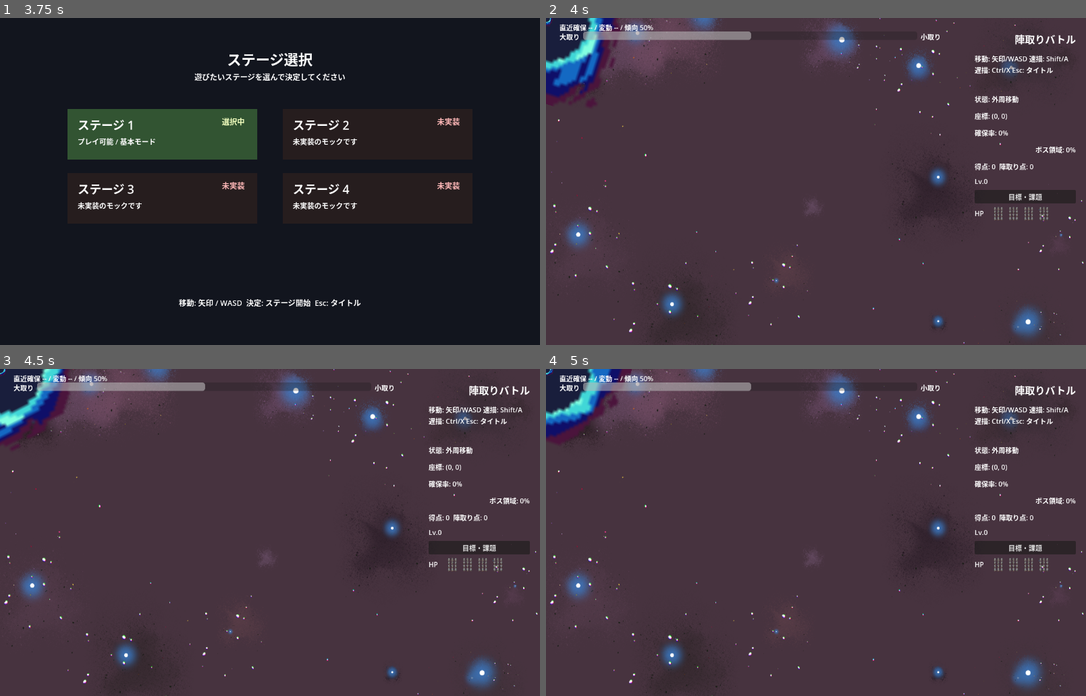
Above: before the commit, frames 1-4 (two rows, left to right).
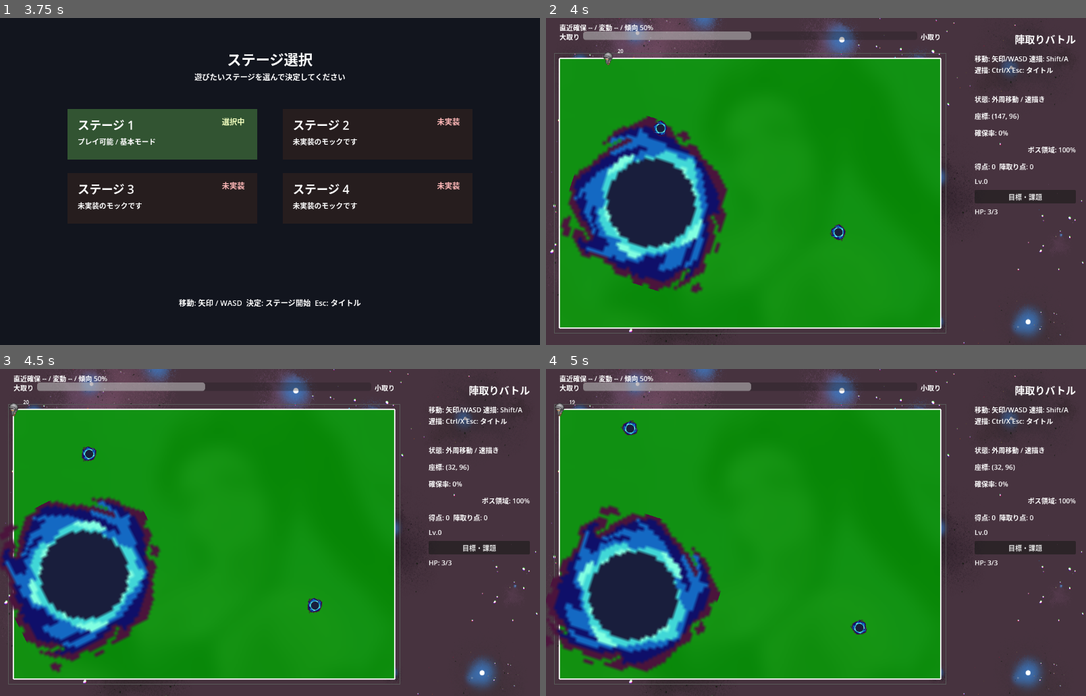
Above: after the commit, the same moments.

Repository: goenc/qix-project
Game: Godot game, scene res://scenes/title_main.tscn
The game is run twice, just before and just after one commit, with the same random seed, the same clock (stepped at 60 frames per second) and the same inputs.
Inputs (mouse positions are in pixels of both pictures, inside the frame that each line leads up to):
- Up to frame 1 (3.75 s): tap Enter (qix_start) at 0.5, 1.25, 1.35, 2, 2.75, 3.5 s; move the mouse to (388, 165) at 0.52 s; hold Right (move_right) 0.53-1.28 s; tap Shift (qix_draw) at 0.6 s; click (388, 165) at 0.67 s; tap Space at 0.77, 1.52, 3.02 s; move the mouse to (162, 197) at 1.27 s; hold Down (move_down) 1.28-2.03 s; move the mouse to (324, 109) at 2.02 s; hold Right (move_right) 2.03-2.78 s; tap Ctrl at 2.1 s; move the mouse to (243, 246) at 2.77 s; hold Up (move_up) 2.78-3.53 s; tap 1 at 2.85 s; click (243, 246) at 2.92 s; move the mouse to (432, 230) at 3.52 s; hold Left (move_left) from 3.53 s (still down); tap 2 at 3.6 s
- Up to frame 2 (4 s): keep holding Left (move_left); tap Space at 3.77 s
- Up to frame 3 (4.5 s): keep holding Left (move_left); move the mouse to (108, 483) at 4.27 s; tap 3 at 4.35 s
- Up to frame 4 (5 s): keep holding Left (move_left); tap Space at 4.52 s

Frame 1 is identical in both runs. In frame 2, 61% of the frame differs, in the area x 0-98%, y 0-97%; in frame 3, 61%; in frame 4, 61%.
Error before the commit: Parse Error: Cannot infer the type of "icons" variable because the value doesn't have a set type. (res://scripts/game/services/base_main_hud_service.gd:126)

Commit message:
直近の体力表示変更を巻き戻し
理由

体力表示の変更で不具合が出たため、直前の変更を打ち消す。

変更点

直近コミット 0a6b38a を逆適用し、HP表示と関連参照を元に戻した。

確認内容

- 逆戻し差分のみがステージされていることを確認
- 変更後の状態でクリーンになることを確認

Diff:
--- a/scenes/base_main.tscn
+++ b/scenes/base_main.tscn
@@ -1,11 +1,10 @@
-[gd_scene load_steps=7 format=3]
+[gd_scene load_steps=6 format=3]
 
 [ext_resource type="Script" path="res://scripts/game/base_main.gd" id="1_script"]
 [ext_resource type="PackedScene" path="res://scenes/player/base_player.tscn" id="2_player_scene"]
 [ext_resource type="PackedScene" path="res://scenes/enemy/bbos.tscn" id="3_bbos_scene"]
 [ext_resource type="PackedScene" path="res://scenes/enemy/minor_enemy.tscn" id="4_minor_enemy_scene"]
 [ext_resource type="Texture2D" path="res://assets/backgrounds/common/game_background_1280x720.png" id="5_background"]
-[ext_resource type="Texture2D" path="res://assets/player/Soldier 01-1.png" id="6_player_icon"]
 
 [node name="BaseMain" type="Node2D"]
 script = ExtResource("1_script")
@@ -175,49 +174,9 @@
 anchor_right = 1.0
 offset_left = -264.0
 offset_top = 448.0
-offset_right = -232.0
-offset_bottom = 480.0
-vertical_alignment = 1
-text = "HP"
-
-[node name="HpIconContainer" type="Control" parent="Ui/Root"]
-anchor_left = 1.0
-anchor_right = 1.0
-offset_left = -224.0
-offset_top = 448.0
-offset_right = -80.0
-offset_bottom = 480.0
-
-[node name="HpIcon1" type="TextureRect" parent="Ui/Root/HpIconContainer"]
-offset_right = 32.0
-offset_bottom = 32.0
-texture = ExtResource("6_player_icon")
-expand_mode = 1
-stretch_mode = 5
-
-[node name="HpIcon2" type="TextureRect" parent="Ui/Root/HpIconContainer"]
-offset_left = 36.0
-offset_right = 68.0
-offset_bottom = 32.0
-texture = ExtResource("6_player_icon")
-expand_mode = 1
-stretch_mode = 5
-
-[node name="HpIcon3" type="TextureRect" parent="Ui/Root/HpIconContainer"]
-offset_left = 72.0
-offset_right = 104.0
-offset_bottom = 32.0
-texture = ExtResource("6_player_icon")
-expand_mode = 1
-stretch_mode = 5
-
-[node name="HpIcon4" type="TextureRect" parent="Ui/Root/HpIconContainer"]
-offset_left = 108.0
-offset_right = 140.0
-offset_bottom = 32.0
-texture = ExtResource("6_player_icon")
-expand_mode = 1
-stretch_mode = 5
+offset_right = -24.0
+offset_bottom = 476.0
+text = "HP: 3/3"
 
 [node name="ResultLabel" type="Label" parent="Ui/Root"]
 anchor_left = 1.0
--- a/scripts/game/base_main.gd
+++ b/scripts/game/base_main.gd
@@ -64,7 +64,6 @@
 @onready var detail_quest_label: Label = $Ui/Root/ObjectivesQuestDetailOverlay/DetailQuestLabel
 @onready var detail_close_button: Button = $Ui/Root/ObjectivesQuestDetailOverlay/DetailCloseButton
 @onready var hp_label: Label = $Ui/Root/HpLabel
-@onready var hp_icon_container: Control = $Ui/Root/HpIconContainer
 @onready var result_label: Label = $Ui/Root/ResultLabel
 @onready var upgrade_overlay: Control = $Ui/Root/UpgradeOverlay
 @onready var upgrade_title_label: Label = $Ui/Root/UpgradeOverlay/UpgradeTitleLabel
--- a/scripts/game/services/base_main_hud_service.gd
+++ b/scripts/game/services/base_main_hud_service.gd
@@ -100,36 +100,21 @@
 
 
 func update_hp_label() -> void:
-	if (
-		_main == null
-		or !is_instance_valid(_main.hp_label)
-		or !is_instance_valid(_main.hp_icon_container)
-	):
-		return
-	_main.hp_label.text = "HP"
+	if _main == null or !is_instance_valid(_main.hp_label):
+		return
 
 	if !is_instance_valid(_main.base_player):
-		_set_hp_icons(0, 0)
+		_main.hp_label.text = "HP: -/-"
 		return
 
 	if _main.base_player.has_method("get_current_hp") and _main.base_player.has_method("get_max_hp"):
-		_set_hp_icons(
+		_main.hp_label.text = "HP: %d/%d" % [
 			_main.base_player.get_current_hp(),
 			_main.base_player.get_max_hp()
-		)
-		return
-
-	_set_hp_icons(0, 0)
-
-
-func _set_hp_icons(current_hp: int, max_hp: int) -> void:
-	var icons := _main.hp_icon_container.get_children()
-	for index in range(icons.size()):
-		var icon := icons[index] as TextureRect
-		if icon == null:
-			continue
-		icon.visible = index < max_hp
-		icon.modulate.a = 1.0 if index < current_hp else 0.35
+		]
+		return
+
+	_main.hp_label.text = "HP: -/-"
 
 
 func sync_status(status: Dictionary) -> void:
Not shown, removed: scripts/enemy/minor_enemy.gd.uid
Not shown, removed: scripts/game/services/run_progress_service.gd.uid
Not shown, removed: scripts/game/services/upgrade_draft_service.gd.uid
Not shown, changed: runtime/commit_message.md
